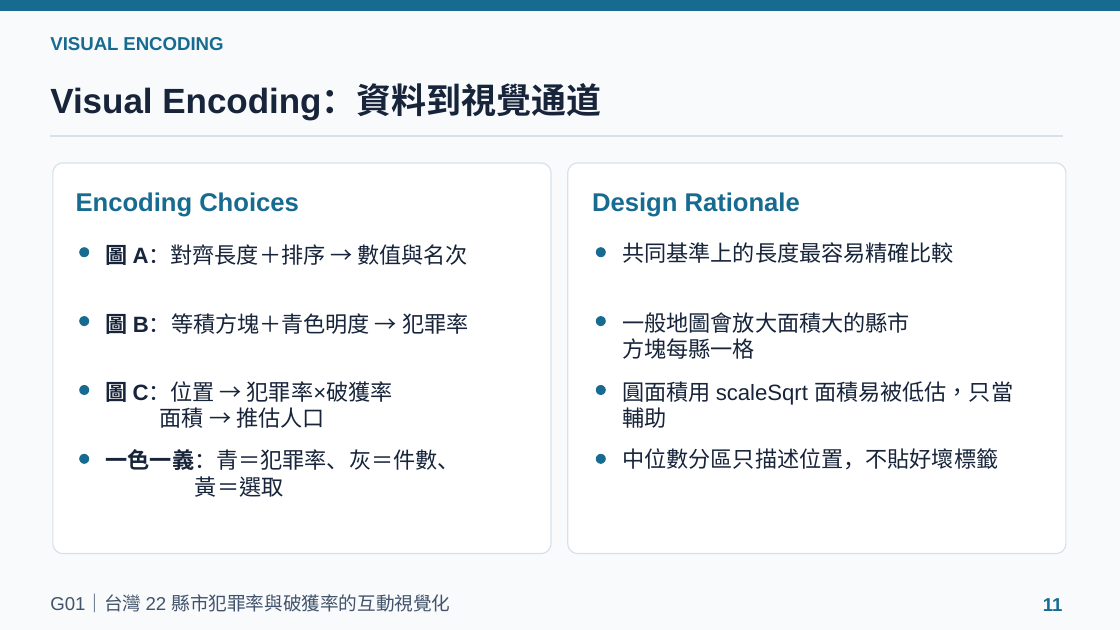
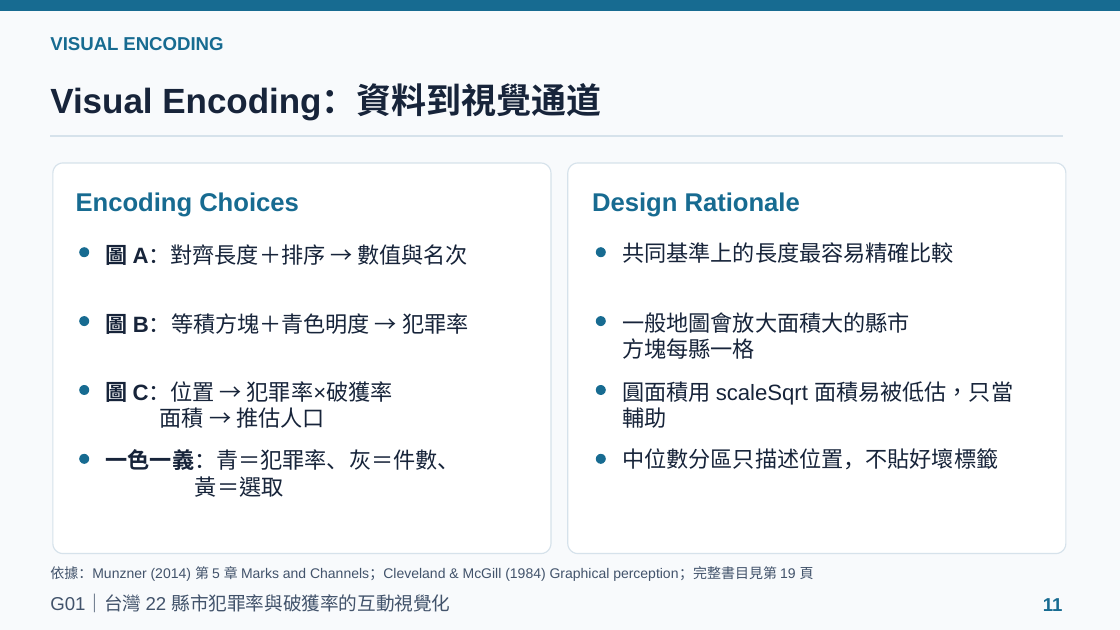
Before and after one commit to powerkaifu/taiwan-crime-rate-vis, a slide deck: slide 11 of docs/VIS_Final_Proposal_G01.pptx. Drawn at 1120x630 pixels with LibreOffice and Linux fonts; fonts in the diff are those of the drawing. Boxes give left, top, right and bottom in pixels: in the first picture for what was removed or moved away, otherwise in the second. Text is boxed around its words. In the diff, an @@ line names an element or a change of style, - is before the commit and + after.

```diff
--- a/docs/VIS_Final_Proposal_G01.pptx
+++ b/docs/VIS_Final_Proposal_G01.pptx
@@ text added at (50,566,814,581), 12 pt, text #42536B @@
+依據：Munzner (2014) 第 5 章 Marks and Channels；Cleveland & McGill (1984) Graphical perception；完整書目見第 19 頁
```
Also in this commit, not shown: 4 other slides changed.
